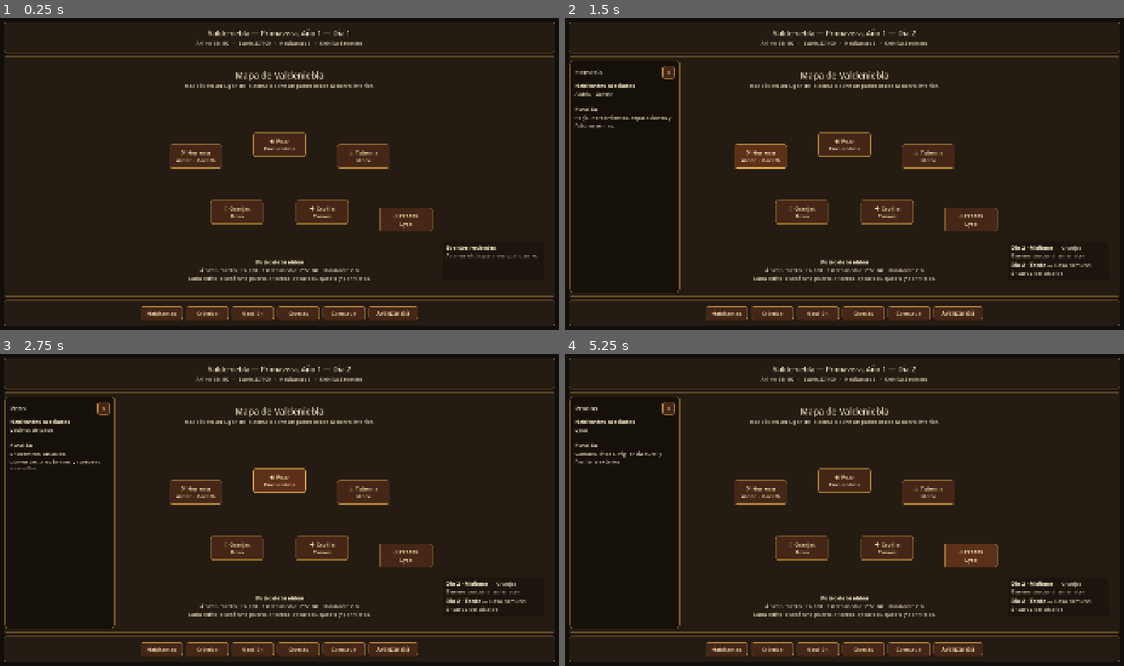
Above: before the commit, frames 1-4 (two rows, left to right).
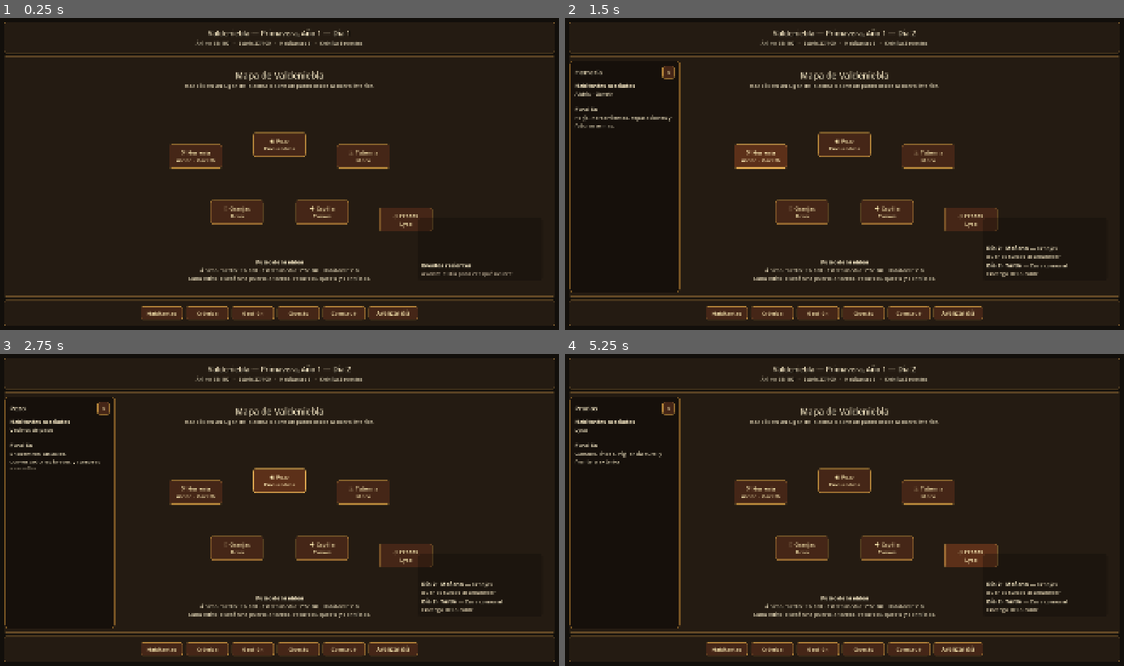
Above: after the commit, the same moments.

Repository: Nachobt98/valdeniebla
Game: Godot game, scene res://main.tscn
Same seed, same stepped clock (60 frames per second), same inputs: the game is played once before the commit and once after it.
Inputs:
- Up to frame 1 (0.25 s): no input
- Up to frame 2 (1.5 s): click "Avanzar día" at 0.5 s; click "⚒ Herrería Aldric · Gareth" at 1.25 s
- Up to frame 3 (2.75 s): click "◉ Pozo Encuentros" at 2 s
- Up to frame 4 (5.25 s): click "♨ Taberna Mara" at 2.75 s; click "♧ Granjas Bran" at 3.5 s; click "✚ Capilla Tomas" at 4.25 s; click "◇ Prados Lysa" at 5 s

The runs differ from the first frame. In frame 1, 0.4% of the frame differs, in the area x 75-97%, y 67-84%; in frame 2, 0.6%; in frame 3, 0.6%; in frame 4, 0.7%, in the area x 74-95%, y 64-84%.

Commit message:
Constrain event feed to fixed chat box

Diff:
--- a/main.gd
+++ b/main.gd
@@ -9,6 +9,7 @@
 const DAY_TIMES := ["Mañana", "Tarde"]
 const EVENT_FEED_LIFETIME := 5.0
 const EVENT_FEED_FADE_TIME := 1.25
+const MAX_VISIBLE_EVENT_FEED_MESSAGES := 4
 
 var selected_npc_id: String = "aldric"
 var village_state := VillageState.new()
@@ -88,19 +89,20 @@
 func create_event_feed_overlay() -> void:
 	var feed_panel := PanelContainer.new()
 	feed_panel.name = "EventFeedPanel"
-	feed_panel.custom_minimum_size = Vector2(340, 132)
+	feed_panel.clip_contents = true
+	feed_panel.custom_minimum_size = Vector2(420, 210)
 	feed_panel.anchor_left = 1.0
 	feed_panel.anchor_top = 1.0
 	feed_panel.anchor_right = 1.0
 	feed_panel.anchor_bottom = 1.0
-	feed_panel.offset_left = -370.0
-	feed_panel.offset_top = -178.0
-	feed_panel.offset_right = -28.0
-	feed_panel.offset_bottom = -44.0
+	feed_panel.offset_left = -455.0
+	feed_panel.offset_top = -255.0
+	feed_panel.offset_right = -32.0
+	feed_panel.offset_bottom = -45.0
 	feed_panel.mouse_filter = Control.MOUSE_FILTER_IGNORE
 
 	var style := StyleBoxFlat.new()
-	style.bg_color = Color(0.04, 0.03, 0.02, 0.32)
+	style.bg_color = Color(0.04, 0.03, 0.02, 0.30)
 	style.border_width_left = 0
 	style.border_width_top = 0
 	style.border_width_right = 0
@@ -112,13 +114,18 @@
 	feed_panel.add_theme_stylebox_override("panel", style)
 
 	var margin := MarginContainer.new()
-	margin.add_theme_constant_override("margin_left", 10)
-	margin.add_theme_constant_override("margin_top", 8)
-	margin.add_theme_constant_override("margin_right", 10)
-	margin.add_theme_constant_override("margin_bottom", 8)
+	margin.clip_contents = true
+	margin.add_theme_constant_override("margin_left", 12)
+	margin.add_theme_constant_override("margin_top", 10)
+	margin.add_theme_constant_override("margin_right", 12)
+	margin.add_theme_constant_override("margin_bottom", 10)
 	feed_panel.add_child(margin)
 
 	event_feed_container = VBoxContainer.new()
+	event_feed_container.clip_contents = true
+	event_feed_container.size_flags_horizontal = Control.SIZE_EXPAND_FILL
+	event_feed_container.size_flags_vertical = Control.SIZE_EXPAND_FILL
+	event_feed_container.alignment = BoxContainer.ALIGNMENT_END
 	event_feed_container.add_theme_constant_override("separation", 5)
 	margin.add_child(event_feed_container)
 
@@ -166,6 +173,7 @@
 	entry_label.fit_content = true
 	entry_label.mouse_filter = Control.MOUSE_FILTER_IGNORE
 	entry_label.modulate.a = 0.0
+	entry_label.set_meta("event_feed_message", true)
 	entry_label.text = "[b]Día %d · %s[/b] — %s\n[color=#d9c9a8]%s[/color]" % [
 		village_state.day,
 		time_name,
@@ -173,9 +181,20 @@
 		event_data.get("title", "Suceso")
 	]
 	event_feed_container.add_child(entry_label)
+	trim_event_feed_messages()
 	var fade_in := create_tween()
 	fade_in.tween_property(entry_label, "modulate:a", 1.0, 0.25)
 	fade_event_feed_entry(entry_label)
+
+func trim_event_feed_messages() -> void:
+	var message_labels: Array[Node] = []
+	for child in event_feed_container.get_children():
+		if child.has_meta("event_feed_message"):
+			message_labels.append(child)
+	while message_labels.size() > MAX_VISIBLE_EVENT_FEED_MESSAGES:
+		var oldest := message_labels.pop_front()
+		if is_instance_valid(oldest):
+			oldest.queue_free()
 
 func fade_event_feed_entry(entry_label: RichTextLabel) -> void:
 	await get_tree().create_timer(EVENT_FEED_LIFETIME).timeout
